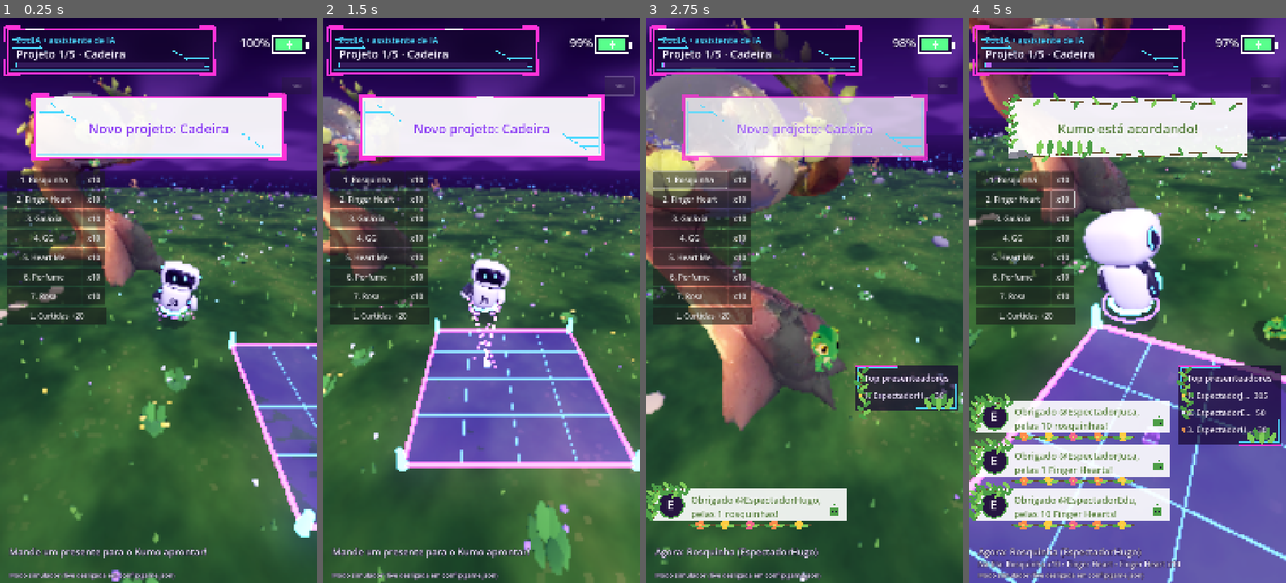
Above: before the commit, frames 1-4 (left to right).
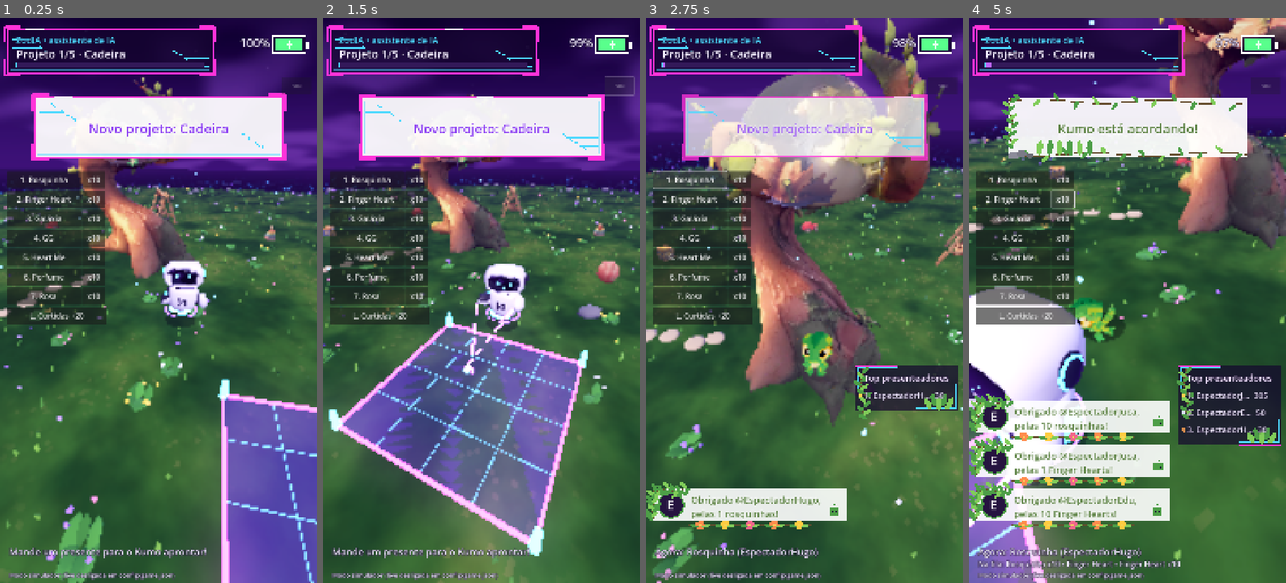
Above: after the commit, the same moments.

Repository: caioSouzl/Kumo-Character
Game: Godot game, scene res://scenes/main.tscn
Same seed, same stepped clock (60 frames per second), same inputs: the game is played once before the commit and once after it.
Inputs:
- Up to frame 1 (0.25 s): no input
- Up to frame 2 (1.5 s): click "SIM" at 0.5 s; click "SIM" at 1.25 s
- Up to frame 3 (2.75 s): click "1. Rosquinha" at 2 s
- Up to frame 4 (5 s): click "x10" at 2.75 s; click "2. Finger Heart" at 3.5 s; click "x10" at 4.25 s

The runs differ from the first frame. In frame 1, 33% of the frame differs, in the area x 0-100%, y 0-100%; in frame 2, 45%; in frame 3, 46%; in frame 4, 56%.

Commit message:
feat(ciberespaco): ZodIA ereto, balanço usável, brinquedos a 10 m e trote do Kumo proporcional
- modelo do ZodIA endireitado (corpo 11,5° e cabeça 14°); cabeça se move e
  a tela-rosto acompanha, com os olhos olhando para o lado da cabeça
- brinquedos a 10 m da árvore; balanço 50% maior com assento que balança e
  o Kumo sentado
- passo do Kumo pela distância andada e medido pela perna; trote de lagarto
  com pernas abertas e ondulação do corpo e da cauda
- painel de quebra some em 0,55 s; câmera não fica atrás da árvore
- Kumo contorna o tronco

Co-Authored-By: Claude Opus 5.5 <noreply@anthropic.com>
Claude-Session: https://claude.ai/code/session_01TTv95KrnabEztEi64vjcpb

Diff:
--- a/ciberespaco/config/game.json
+++ b/ciberespaco/config/game.json
@@ -15,9 +15,9 @@
     "hover_height": 0.55
   },
   "kumo": {
-    "walk_speed": 2.0,
-    "run_speed": 4.6,
-    "quad_above_speed": 3.0,
+    "walk_speed": 0.8,
+    "run_speed": 2.4,
+    "quad_above_speed": 1.6,
     "play_sec": [
       4,
       9
@@ -64,30 +64,35 @@
         "left": {
           "bone": "left",
           "pivot": [
-            -0.1695,
-            0.197,
+            -0.1912,
+            0.2201,
             0.0
           ],
           "tip": [
-            -0.115,
-            0.127,
+            -0.1356,
+            0.163,
             0.02
           ]
         },
         "right": {
           "bone": "right",
           "pivot": [
-            -0.3675,
-            0.2395,
+            -0.3937,
+            0.2218,
             0.0
           ],
           "tip": [
-            -0.415,
-            0.371,
-            0.02
+            -0.49,
+            0.33,
+            0.03
           ]
         }
-      }
+      },
+      "head_pivot": [
+        -0.2917,
+        0.33,
+        0.0
+      ]
     },
     "kumo_rig": {
       "walk_bones": {
--- a/ciberespaco/scripts/main.gd
+++ b/ciberespaco/scripts/main.gd
@@ -39,6 +39,8 @@
 var _suspicious_cd := 0.0
 var _orbit := 0.0
 var _was_empty := false
+## Rotina livre do Kumo (desligar para testes ou cenas).
+var roam_enabled := true
 
 
 func _ready() -> void:
@@ -63,6 +65,7 @@
 	_kumo.sleep_at(_island.nest_pos)
 
 	_cam = CameraRig.new()
+	_cam.obstacle = _island.tree_pos
 	_cam.main_target = _zodia
 	_cam.anchor = FIRST_SITE + Vector3(0, 0.8, 0)
 	add_child(_cam)
@@ -414,10 +417,13 @@
 func _kumo_roam() -> void:
 	var walk := float(GameConfig.sub("kumo", "walk_speed", 1.6))
 	while is_inside_tree():
-		if _kumo.acting:
+		if _kumo.acting or not roam_enabled:
 			await get_tree().create_timer(0.5).timeout
 			continue
-		if _rng.randf() < 0.6 and not _island.toys.is_empty():
+		var swing_toy := _find_toy("balanco")
+		if swing_toy and _rng.randf() < 0.3:
+			await _kumo_swing(swing_toy, walk)
+		elif _rng.randf() < 0.6 and not _island.toys.is_empty():
 			var toy: Node3D = _island.toys[_rng.randi_range(0, _island.toys.size() - 1)]
 			var tp := toy.global_position
 			var spot := tp + (Vector3(-tp.x, 0, -tp.z).normalized() * 1.0)
@@ -438,6 +444,40 @@
 				continue
 			_kumo.look_toward(_zodia.global_position)
 			await get_tree().create_timer(_rng.randf_range(4.0, 8.0)).timeout
+
+
+func _find_toy(kind: String) -> Node3D:
+	for t in _island.toys:
+		if String(t.get_meta("kind", "")) == kind:
+			return t
+	return null
+
+
+## O Kumo vai ate o balanco, senta e balanca um pouco.
+func _kumo_swing(t: Node3D, walk: float) -> void:
+	var fwd := _island.swing_forward(t)
+	var seat := _island.seat_point(t)
+	var front := Vector3(seat.x, 0, seat.z) + fwd * 1.1
+	if not await _kumo.walk_to(front, walk) or _kumo.acting:
+		return
+	_kumo.look_toward(front + fwd)
+	await _kumo.hop_to(seat, 0.6, 0.45)
+	if _kumo.acting:
+		return
+	_kumo.set_face(Kumo.Face.HAPPY)
+	_kumo.sitting = true
+	_island.swing(t, _rng.randf_range(6.0, 10.0), 0.5)
+	var face_dir := atan2(fwd.x, fwd.z)
+	while is_inside_tree() and (_island.is_swinging() or _kumo.sitting) and not _kumo.acting:
+		_kumo.global_position = _island.seat_point(t)
+		_kumo.rotation.y = face_dir
+		if not _island.is_swinging():
+			break
+		await get_tree().process_frame
+	_kumo.sitting = false
+	if not _kumo.acting:
+		await _kumo.hop_to(Vector3(seat.x, Island.TOP, seat.z) + fwd * 1.0, 0.5, 0.4)
+		_kumo.set_face(Kumo.Face.OPEN)
 
 
 # ---------- curtidas e presentes ----------
@@ -566,8 +606,9 @@
 	# camera no objeto: racha, despedaca, cai e some (~3,6 s)
 	_cam.focus(_project, 3.8, CameraRig.OBJECT_OFFSET)
 	_project.knock_down(_kumo.global_position)
+	# o painel holografico aparece e some rapido, antes dos estilhacos
+	_hud.shatter("Projeto derrubado!")
 	await get_tree().create_timer(0.9).timeout
-	_hud.shatter("Projeto derrubado!")
 	_kumo.hop_to(_site + Vector3(-PAD_SIZE / 2.0 - 1.2, 0, 1.2), 1.2, 0.6)
 	await get_tree().create_timer(2.9).timeout
 	_kumo.walk_to(_site + Vector3(-PAD_SIZE / 2.0 - 2.2, 0, 2.0), run)
--- a/ciberespaco/scripts/ui/hud.gd
+++ b/ciberespaco/scripts/ui/hud.gd
@@ -399,7 +399,7 @@
 						"rot": rng.randf_range(-4, 4),
 						"col": Color(0.6, 0.3, 1.0, 0.75).lerp(Color(1.0, 0.4, 0.9, 0.75), rng.randf()),
 					})
-		_life = 2.4
+		_life = 0.55
 		visible = true
 
 	func _process(delta: float) -> void:
@@ -407,13 +407,15 @@
 			visible = false
 			return
 		_life -= delta
-		_label.modulate.a = clampf((_life - 0.8) / 0.6, 0.0, 1.0)
+		_label.modulate.a = clampf((_life - 0.25) / 0.15, 0.0, 1.0)
 		_label.position.x = 140 + sin(_life * 80.0) * 6.0
 		queue_redraw()
 
 	func _draw() -> void:
-		var age := 2.4 - _life
-		var burst := maxf(age - 0.55, 0.0)
+		# rapido: racha (0,15 s), estoura e some em menos de 1 s,
+		# para o efeito de quebra no objeto aparecer
+		var age := 0.55 - _life
+		var burst := maxf(age - 0.1, 0.0) * 3.0
 		for s in _shards:
 			var off: Vector2 = s["vel"] * burst + Vector2(0, 600.0 * burst * burst)
 			var ang: float = s["rot"] * burst
@@ -422,12 +424,12 @@
 			for p in s["pts"]:
 				pts.append(mid + ((p as Vector2) - mid).rotated(ang) * 0.96 + off)
 			var col: Color = s["col"]
-			col.a *= clampf(_life / 0.8, 0.0, 1.0)
+			col.a *= clampf(_life / 0.35, 0.0, 1.0) * 0.8
 			draw_colored_polygon(pts, col)
 			draw_polyline(PackedVector2Array([pts[0], pts[1], pts[2], pts[0]]), Color(1, 0.8, 1, col.a), 2.0)
-		if age < 0.55:
+		if age < 0.1:
 			# rachaduras antes de quebrar
 			var c := Vector2(540, 930)
 			for i in 9:
 				var a := i * 0.7
-				draw_line(c, c + Vector2.from_angle(a) * 330.0 * (age / 0.55), Color(1, 1, 1, 0.9), 3.0)
+				draw_line(c, c + Vector2.from_angle(a) * 330.0 * (age / 0.1), Color(1, 1, 1, 0.9), 3.0)
--- a/ciberespaco/scripts/world/camera_rig.gd
+++ b/ciberespaco/scripts/world/camera_rig.gd
@@ -17,6 +17,11 @@
 var _focus_left := 0.0
 var _focus_offset := Vector3.ZERO
 var _look := Vector3.ZERO
+## Obstaculo grande (a arvore no centro); a camera se posiciona do lado oposto.
+var obstacle := Vector3.ZERO
+var _yaw := 0.0
+var _check_cut := false
+var _was_focusing := false
 
 
 func _ready() -> void:
@@ -31,10 +36,12 @@
 	_focus = n
 	_focus_left = secs
 	_focus_offset = offset
+	_check_cut = true
 
 
 func release() -> void:
 	_focus_left = 0.0
+	_check_cut = true
 
 
 func is_focusing() -> bool:
@@ -42,6 +49,9 @@
 
 
 func snap() -> void:
+	var out := Vector2(anchor.x - obstacle.x, anchor.z - obstacle.z)
+	if out.length() > 2.5:
+		_yaw = atan2(out.x, out.y)
 	_process(10.0)
 
 
@@ -56,7 +66,27 @@
 		speed = 4.0
 	elif is_instance_valid(main_target):
 		target = main_target.global_position.lerp(anchor, 0.55) + Vector3(0, 1.1, 0)
-	var k := minf(delta * speed, 1.0)
+	# a camera fica do lado de fora em relacao a arvore (centro do mapa),
+	# entao o tronco nunca fica entre ela e quem esta sendo mostrado
+	var out := Vector2(target.x - obstacle.x, target.z - obstacle.z)
+	var focusing := _focus_left > 0.0
+	if focusing != _was_focusing:
+		_check_cut = true
+	_was_focusing = focusing
+	var cut := false
+	if out.length() > 2.5:
+		var goal_yaw := atan2(out.x, out.y)
+		# troca de alvo do outro lado da arvore: corte seco em vez de girar
+		# a camera por dentro do tronco
+		if _check_cut and absf(angle_difference(_yaw, goal_yaw)) > 1.0:
+			_yaw = goal_yaw
+			cut = true
+		_yaw = lerp_angle(_yaw, goal_yaw, minf(delta * 1.5, 1.0))
+	_check_cut = false
+	offset = Basis(Vector3.UP, _yaw) * offset
+	var k := 1.0 if cut else minf(delta * speed, 1.0)
+	if cut:
+		_look = target
 	global_position = global_position.lerp(target + offset, k)
 	_look = _look.lerp(target, k)
 	look_at(_look, Vector3.UP)
--- a/ciberespaco/scripts/world/island.gd
+++ b/ciberespaco/scripts/world/island.gd
@@ -18,6 +18,12 @@
 const TERRARIUM_R := 1.26
 ## Brinquedos nas bordas: angulo (graus, 0 = +x, 90 = frente).
 const TOY_ANGLES := {"bola": 18.0, "bloco": 158.0, "carrinho": 212.0, "balanco": 268.0, "argolas": 326.0}
+## Distancia dos brinquedos ate a arvore (m).
+const TOY_RADIUS := 10.0
+## Balanco maior que no modelo, para o Kumo caber sentado.
+const SWING_SCALE := 1.5
+## Eixo da trave do balanco no espaco do modelo (medido no Blender).
+const SWING_AXIS := Vector3(-0.416, 0.0, -0.91)
 ## Tamanho dos blocos de detalhes (cada bloco e cortado da tela sozinho).
 const CHUNK := 10.0
 const GRASS_DARK := Color(0.16, 0.38, 0.14)
@@ -54,6 +60,32 @@
 ## O shader da grama repete a mesma conta.
 static func edge_r(a: float) -> float:
 	return RADIUS + (sin(a * 3.0 + 0.7) * 0.4 + sin(a * 7.0 + 2.1) * 0.25 + sin(a * 13.0) * 0.12) * JITTER
+
+
+## Raio em volta do tronco que ninguem atravessa andando.
+const TREE_CLEAR := 4.2
+
+
+## Caminho de `from` ate `to` contornando o tronco (a arvore fica no centro).
+## Retorna os pontos intermediarios (vazio se a linha reta ja esta livre).
+static func detour(from: Vector3, to: Vector3) -> Array[Vector3]:
+	var out: Array[Vector3] = []
+	var a := Vector2(from.x, from.z)
+	var b := Vector2(to.x, to.z)
+	var ab := b - a
+	var l2 := ab.length_squared()
+	var t := 0.0 if l2 < 0.0001 else clampf(-a.dot(ab) / l2, 0.0, 1.0)
+	if (a + ab * t).length() >= TREE_CLEAR:
+		return out
+	var r := TREE_CLEAR + 0.6
+	var a0 := atan2(a.y, a.x)
+	var a1 := atan2(b.y, b.x)
+	var d := angle_difference(a0, a1)
+	var steps := maxi(2, ceili(absf(d) / 0.6))
+	for i in range(1, steps):
+		var ang := a0 + d * i / steps
+		out.append(Vector3(cos(ang) * r, from.y, sin(ang) * r))
+	return out
 
 
 ## Ponto dentro do campo (para quem anda nao sair do mapa).
@@ -166,9 +198,10 @@
 ## Brinquedos espalhados pelas extremidades, virados para o centro.
 func _place_on_edge(t: Node3D, kind: String) -> void:
 	var a := deg_to_rad(float(TOY_ANGLES.get(kind, _rng.randf() * 360.0)))
-	var r := edge_r(a) - FADE - 0.9
-	t.position = Vector3(cos(a) * r, 0.0, sin(a) * r)
-	t.rotation.y = atan2(-t.position.x, -t.position.z)
+	t.position = Vector3(tree_pos.x + cos(a) * TOY_RADIUS, 0.0, tree_pos.z + sin(a) * TOY_RADIUS)
+	t.rotation.y = atan2(-(t.position.x - tree_pos.x), -(t.position.z - tree_pos.z))
+	if kind == "balanco":
+		t.scale *= SWING_SCALE
 
 
 func _make_toy(t: Node3D, kind: String) -> void:
@@ -225,7 +258,7 @@
 	match kind:
 		"bola":
 			var a := atan2(t.position.z, t.position.x) + _rng.randf_range(-0.5, 0.5)
-			var r := _rng.randf_range(RADIUS - FADE - 2.6, RADIUS - FADE - 1.0)
+			var r := _rng.randf_range(TOY_RADIUS - 1.5, TOY_RADIUS + 1.5)
 			var dest := Vector3(cos(a) * r, t.position.y, sin(a) * r)
 			tw.set_parallel(true)
 			tw.tween_property(t, "position", dest, 1.3).set_trans(Tween.TRANS_QUAD).set_ease(Tween.EASE_OUT)
@@ -240,12 +273,70 @@
 			tw.tween_property(t, "position", home + fwd, 0.7).set_trans(Tween.TRANS_SINE)
 			tw.tween_property(t, "position", home, 0.9).set_trans(Tween.TRANS_SINE)
 		"balanco":
-			for k in 3:
-				tw.tween_property(t, "rotation:x", 0.06, 0.35).set_trans(Tween.TRANS_SINE)
-				tw.tween_property(t, "rotation:x", -0.06, 0.35).set_trans(Tween.TRANS_SINE)
-			tw.tween_property(t, "rotation:x", 0.0, 0.3)
+			swing(t, 3.0, 0.35)
+			tw.tween_interval(0.1)
 		_:
 			tw.tween_interval(0.1)
+
+
+# ---------- balanco ----------
+
+var _swing_seat: Node3D
+var _swing_t := 0.0
+var _swing_left := 0.0
+var _swing_amp := 0.0
+var _swing_goal_amp := 0.0
+var _swing_angle := 0.0
+
+
+func _swing_parts(t: Node3D) -> Node3D:
+	return t.find_child("assento", true, false) as Node3D
+
+
+## Faz o assento balancar por um tempo (o Kumo pode estar sentado nele).
+func swing(t: Node3D, secs: float, amp: float = 0.5) -> void:
+	_swing_seat = _swing_parts(t)
+	_swing_left = secs
+	_swing_goal_amp = amp
+
+
+## Ponto do assento no mundo (onde o Kumo senta) e a direcao para frente.
+func seat_point(t: Node3D) -> Vector3:
+	var seat := _swing_parts(t)
+	if seat == null:
+		return t.global_position + Vector3(0, 0.6, 0)
+	var m: MeshInstance3D = seat as MeshInstance3D
+	if m == null:
+		var mi := seat.find_children("*", "MeshInstance3D", true, false)
+		if mi.is_empty():
+			return seat.global_position
+		m = mi[0] as MeshInstance3D
+	var box := m.get_aabb()
+	var local := Vector3(box.get_center().x, box.position.y + 0.09, box.get_center().z)
+	return m.global_transform * local
+
+
+## Direcao (no chao) para onde o assento aponta: perpendicular a trave.
+func swing_forward(t: Node3D) -> Vector3:
+	var ax := (t.global_transform.basis * SWING_AXIS).normalized()
+	var f := ax.cross(Vector3.UP).normalized()
+	return f
+
+
+func _process(delta: float) -> void:
+	if _swing_seat == null:
+		return
+	_swing_t += delta
+	_swing_left -= delta
+	if _swing_left <= 0.0:
+		_swing_goal_amp = 0.0
+	_swing_amp = move_toward(_swing_amp, _swing_goal_amp, delta * 0.4)
+	_swing_angle = sin(_swing_t * 2.4) * _swing_amp
+	_swing_seat.basis = Basis(SWING_AXIS.normalized(), _swing_angle)
+
+
+func is_swinging() -> bool:
+	return _swing_left > 0.0 or _swing_amp > 0.02
 
 
 # ---------- detalhes ----------
--- a/ciberespaco/scripts/world/kumo.gd
+++ b/ciberespaco/scripts/world/kumo.gd
@@ -18,6 +18,8 @@
 var asleep := true
 ## true enquanto um presente controla o Kumo (a rotina livre espera).
 var acting := false
+## Sentado (no balanco): pernas para frente.
+var sitting := false
 
 var _body: Node3D
 var _visual: Node3D
@@ -43,9 +45,23 @@
 var _walk_amp := 0.0
 var _quad := 0.0
 var _cur_speed := 0.0
-## Quanto o corpo deita para frente nas quatro patas (rad) e quanto desce.
-const QUAD_PITCH := 1.15
-const QUAD_DROP := 0.32
+## Medidas do modelo oficial (altura 1,96): perna ~0,36, quadril ate o ombro ~0,38.
+const MODEL_HEIGHT := 1.96
+const LEG_MODEL := 0.36
+const BODY_MODEL := 0.6
+## Trote: tronco deita 60 graus, pernas abrem 70 graus (lagarto), corpo desce
+## ate as patas da frente tocarem o chao.
+const QUAD_PITCH := 1.05
+const SPRAWL := 1.2
+const QUAD_DROP_MODEL := 0.25
+## Amplitude do passo (rad) andando em pe e no trote.
+const WALK_SWING := 0.45
+const TROT_SWING := 0.55
+const SIT_THIGH := 1.35
+const SIT_SHIN := 1.2
+var _phase := 0.0
+var _last_flat := Vector3.ZERO
+var _model_scale := 0.587
 
 
 func _ready() -> void:
@@ -58,6 +74,7 @@
 	var glb := ModelSlot.try_load(String(models.get("kumo", "")), float(models.get("kumo_height", 1.0)))
 	if glb:
 		_visual.add_child(glb)
+		_model_scale = float(models.get("kumo_height", 1.15)) / MODEL_HEIGHT
 		_setup_rig(glb, models.get("kumo_rig", {}))
 	else:
 		_build_placeholder()
@@ -153,6 +170,18 @@
 	_skel.set_bone_pose_rotation(i, (_base_rot[i] as Quaternion) * Quaternion(ax, angle))
 
 
+## Varias rotacoes em eixos do modelo, aplicadas em ordem.
+func _rotm_multi(key: String, rots: Array) -> void:
+	var i: int = _bone.get(key, -1)
+	if i < 0:
+		return
+	var rb := _skel.get_bone_global_rest(i).basis.orthonormalized().inverse()
+	var qq := Quaternion.IDENTITY
+	for r in rots:
+		qq = qq * Quaternion((rb * (r[0] as Vector3)).normalized(), float(r[1]))
+	_skel.set_bone_pose_rotation(i, (_base_rot[i] as Quaternion) * qq)
+
+
 func _rotm2(key: String, ax1: Vector3, a1: float, ax2: Vector3, a2: float) -> void:
 	var i: int = _bone.get(key, -1)
 	if i < 0:
@@ -162,40 +191,69 @@
 	_skel.set_bone_pose_rotation(i, (_base_rot[i] as Quaternion) * q)
 
 
-## Anda em pe devagar e de quatro patas quando corre.
+## Locomocao proporcional ao corpo (velocidade = tamanho do passo x frequencia):
+## a fase do passo avanca pela distancia andada, entao os pes nao "patinam".
+## - devagar: anda em pe, passos curtos e rapidos (pernas curtas);
+## - correndo: trote de lagarto nas quatro patas, pernas abertas para os lados
+##   e o corpo ondulando de um lado para o outro (onda parada no tronco e onda
+##   que corre pela cauda).
 func _animate_rig(delta: float) -> void:
-	_walk_amp = move_toward(_walk_amp, 1.0 if _moving else 0.0, delta * 5.0)
-	var want_quad := _moving and _cur_speed >= float(GameConfig.sub("kumo", "quad_above_speed", 3.0))
-	_quad = move_toward(_quad, 1.0 if want_quad else 0.0, delta * 3.0)
+	var flat := Vector3(position.x, 0, position.z)
+	var v := 0.0
+	if delta > 0.0:
+		v = (flat - _last_flat).length() / delta
+	_last_flat = flat
+	var moving := _moving and v > 0.05
+	_walk_amp = move_toward(_walk_amp, 1.0 if moving else 0.0, delta * 6.0)
+	var want_quad := moving and _cur_speed >= float(GameConfig.sub("kumo", "quad_above_speed", 1.6))
+	_quad = move_toward(_quad, 1.0 if want_quad else 0.0, delta * 3.5)
 	var q := _quad
-	var w := _t * (13.0 if q > 0.5 else 10.0)
 	var a := _walk_amp
+	# tamanho do passo a partir da perna real (escala do modelo)
+	var leg := LEG_MODEL * _model_scale
+	var step_len := lerpf(2.0 * leg * sin(WALK_SWING), 2.0 * leg * sin(TROT_SWING) + BODY_MODEL * _model_scale * 0.15, q)
+	if moving:
+		_phase = fmod(_phase + v * delta / step_len * PI, TAU)
+	var ph := _phase
+	var swing := sin(ph)
 	var X := Vector3.RIGHT
+	var Y := Vector3.UP
 	var Z := Vector3.BACK
-	# tronco inclina para frente nas quatro patas
-	_rotm("hips", X, q * QUAD_PITCH + sin(w * 2.0) * 0.03 * a)
-	_rotm("spine", X, q * 0.15)
-	_rotm("chest", X, q * 0.1 + sin(_t * (1.6 if asleep else 2.4)) * 0.03)
-	_rotm("neck", X, -q * 0.7)
+	var breathe := sin(_t * (1.6 if asleep else 2.4)) * 0.03
+	# tronco: inclina nas quatro patas e ondula para os lados no trote
+	var und := swing * 0.22 * q * a
+	_rotm_multi("hips", [[X, q * QUAD_PITCH], [Y, und]])
+	_rotm("spine", Y, -und * 0.5)
+	_rotm_multi("chest", [[X, breathe], [Y, -und * 0.8]])
+	_rotm("neck", X, -q * 0.6)
 	var nod := -0.25 if asleep else sin(_t * 1.3) * 0.05
-	_rotm("head", X, nod - q * 0.55)
-	# pernas: compensam a inclinacao e alternam o passo
-	var leg := sin(w) * (0.5 + 0.15 * q) * a
-	_rotm("thigh_l", X, -q * QUAD_PITCH - leg)
-	_rotm("thigh_r", X, -q * QUAD_PITCH + leg)
-	_rotm("shin_l", X, maxf(0.0, sin(w)) * 0.5 * a)
-	_rotm("shin_r", X, maxf(0.0, -sin(w)) * 0.5 * a)
-	# bracos: balancam em pe; de quatro viram patas da frente (passo cruzado)
-	var arm_swing := sin(w) * (0.45 + 0.1 * q) * a
-	_rotm2("arm_l", X, -q * 0.95 + arm_swing, Z, q * 0.35)
-	_rotm2("arm_r", X, -q * 0.95 - arm_swing, Z, -q * 0.35)
-	_rotm("forearm_l", X, -q * 0.25)
-	_rotm("forearm_r", X, -q * 0.25)
-	_body.position.y = -q * QUAD_DROP
+	_rotm_multi("head", [[X, nod - q * 0.45], [Y, und * 0.6]])
+	# pernas: em pe balancam para frente/tras; no trote abrem para os lados
+	var th := lerpf(WALK_SWING, TROT_SWING, q) * a
+	var lift_l := maxf(0.0, -cos(ph)) * a
+	var lift_r := maxf(0.0, cos(ph)) * a
+	_rotm_multi("thigh_l", [[X, -q * QUAD_PITCH], [Z, q * SPRAWL], [X, -swing * th]])
+	_rotm_multi("thigh_r", [[X, -q * QUAD_PITCH], [Z, -q * SPRAWL], [X, swing * th]])
+	_rotm("shin_l", X, lift_l * 0.7)
+	_rotm("shin_r", X, lift_r * 0.7)
+	if sitting:
+		_rotm("thigh_l", X, SIT_THIGH)
+		_rotm("thigh_r", X, SIT_THIGH)
+		_rotm("shin_l", X, -SIT_SHIN + sin(_t * 2.4) * 0.15)
+		_rotm("shin_r", X, -SIT_SHIN - sin(_t * 2.4) * 0.15)
+	# bracos: balancam em pe; no trote viram patas da frente (diagonal com as pernas)
+	var arm := lerpf(0.4, TROT_SWING, q) * a
+	_rotm_multi("arm_l", [[X, -q * QUAD_PITCH], [Z, q * 0.5], [X, swing * arm]])
+	_rotm_multi("arm_r", [[X, -q * QUAD_PITCH], [Z, -q * 0.5], [X, -swing * arm]])
+	_rotm("forearm_l", X, -q * 0.2 - lift_r * 0.3 * q)
+	_rotm("forearm_r", X, -q * 0.2 - lift_l * 0.3 * q)
+	# o corpo desce para as patas da frente tocarem o chao; sobe e desce no passo
+	var bob := absf(cos(ph)) * lerpf(0.025, 0.015, q) * a
+	_body.position.y = -q * QUAD_DROP_MODEL * _model_scale + bob
 	for k in _tail.size():
 		var i: int = _tail[k]
-		var sway := sin(_t * (2.0 + 4.0 * a) - k * 0.45) * (0.06 + 0.06 * a)
-		_skel.set_bone_pose_rotation(i, (_base_rot[i] as Quaternion) * Quaternion(Vector3.FORWARD, sway))
+		var tail := sin(_t * 2.0 - k * 0.45) * 0.06 + sin(ph - k * 0.5) * (0.08 + 0.18 * q) * a
+		_skel.set_bone_pose_rotation(i, (_base_rot[i] as Quaternion) * Quaternion(Vector3.FORWARD, tail))
 	# olhos: dormindo fechados, feliz/arteiro meio fechados, piscada de vez em quando
 	_next_blink -= delta
 	if _next_blink <= 0.0:
@@ -242,6 +300,15 @@
 ## Anda ate p (no chao). Retorna false se outra ordem cancelar.
 func walk_to(p: Vector3, speed: float) -> bool:
 	p = Island.clamp_inside(p, 0.6)
+	# contorna o tronco da arvore em vez de atravessar
+	var via := Island.detour(position, p)
+	for w in via:
+		if not await _walk_straight(w, speed):
+			return false
+	return await _walk_straight(p, speed)
+
+
+func _walk_straight(p: Vector3, speed: float) -> bool:
 	_token += 1
 	var my := _token
 	_moving = true
@@ -336,7 +403,7 @@
 		_zzz.modulate.a = 1.0 - fmod(_t * 0.25, 0.3) / 0.3
 	if _skel:
 		_animate_rig(delta)
-	var bob := absf(sin(_t * 10.0)) * 0.08 if _moving else 0.0
+	var bob := absf(sin(_t * 10.0)) * 0.08 if (_moving and _skel == null) else 0.0
 	_visual.position.y = bob
 	var sq := 1.0 - _squash * 0.6
 	_visual.scale = Vector3(s * (2.0 - sq), s * sq, s * (2.0 - sq))
--- a/ciberespaco/scripts/world/zodia.gd
+++ b/ciberespaco/scripts/world/zodia.gd
@@ -28,6 +28,9 @@
 var _skel: Skeleton3D
 ## Bracos do modelo do Hyper3D: [{idx, pivot, tip, side, q}]
 var _arms: Array = []
+var _head_idx := -1
+var _head_pivot := Vector3.ZERO
+var _head_q := Quaternion.IDENTITY
 
 var _spark: MeshInstance3D
 
@@ -130,6 +133,8 @@
 		return false
 	var skel := skels[0] as Skeleton3D
 	_skel = skel
+	_head_idx = skel.find_bone(String(cfg.get("head_bone", "awake_head")))
+	_head_pivot = _v3(cfg.get("head_pivot", [0, 0, 0]))
 	for side_name in ["left", "right"]:
 		var ac: Dictionary = cfg.get("arms", {}).get(side_name, {})
 		var idx := skel.find_bone(String(ac.get("bone", side_name)))
@@ -225,6 +230,7 @@
 				_skel.reset_bone_poses()
 			for arm in _arms:
 				arm["q"] = Quaternion.IDENTITY
+			_head_q = Quaternion.IDENTITY
 		return
 	_anim.active = true
 	_anim.get_animation(name).loop_mode = Animation.LOOP_LINEAR
@@ -233,6 +239,25 @@
 
 func _anim_playing() -> bool:
 	return _anim != null and _anim.active and _anim.is_playing()
+
+
+## Cabeca: olha para o trabalho e balanca de leve; a tela-rosto (que e o
+## proprio visor) acompanha, e os olhos deslizam para o lado que ela olha.
+func _animate_rig_head(delta: float) -> void:
+	if _head_idx < 0 or _anim_playing():
+		return
+	var yaw := sin(_t * 0.7) * 0.14 + sin(_t * 1.9) * 0.04
+	var pitch := sin(_t * 1.1) * 0.04
+	if arm_mode == "build":
+		pitch += 0.16
+	elif arm_mode == "droop":
+		pitch += 0.35
+	var goal_q := Quaternion(Vector3.UP, yaw) * Quaternion(Vector3.RIGHT, pitch)
+	_head_q = _head_q.slerp(goal_q, minf(delta * 4.0, 1.0))
+	var b := Basis(_head_q)
+	_skel.set_bone_global_pose(_head_idx, Transform3D(b, _head_pivot - b * _head_pivot) * _skel.get_bone_global_rest(_head_idx))
+	if _face:
+		_face.look = Vector2(yaw * 70.0, pitch * 30.0)
 
 
 ## Bracos (paletas) giram em volta do ombro: para frente ao construir,
@@ -432,6 +457,7 @@
 func _animate_arms(delta: float) -> void:
 	_play_mode_anim()
 	_animate_rig_arms(delta)
+	_animate_rig_head(delta)
 	if _arm_l == null:
 		return
 	var l := 0.0
--- a/ciberespaco/scripts/world/zodia_face.gd
+++ b/ciberespaco/scripts/world/zodia_face.gd
@@ -17,6 +17,8 @@
 const SCREEN := Color(0.02, 0.02, 0.05)
 
 var expr: Expr = Expr.NORMAL
+## Desvio dos olhos e boca (px) para o lado que a cabeca olha.
+var look := Vector2.ZERO
 var _t := 0.0
 var _blink := 0.0
 var _next_blink := 3.0
@@ -43,7 +45,7 @@
 
 func _draw() -> void:
 	_round_rect(Rect2(6, 6, W - 12, H - 12), 34.0, SCREEN)
-	var c := Vector2(W / 2.0, H / 2.0 + 4.0)
+	var c := Vector2(W / 2.0, H / 2.0 + 4.0) + look.clamp(Vector2(-14, -8), Vector2(14, 8))
 	var shake := Vector2(sin(_t * 60.0) * 3.0, 0.0) if expr == Expr.ENFURECIDO or expr == Expr.ASSUSTADO else Vector2.ZERO
 	c += shake
 	var le := c + Vector2(-44, -12)
Binary file changed: ciberespaco/assets/models/ambiente.glb
Binary file changed: ciberespaco/assets/models/zodia.glb
Not shown, changed: ciberespaco/docs/DESIGN.md
